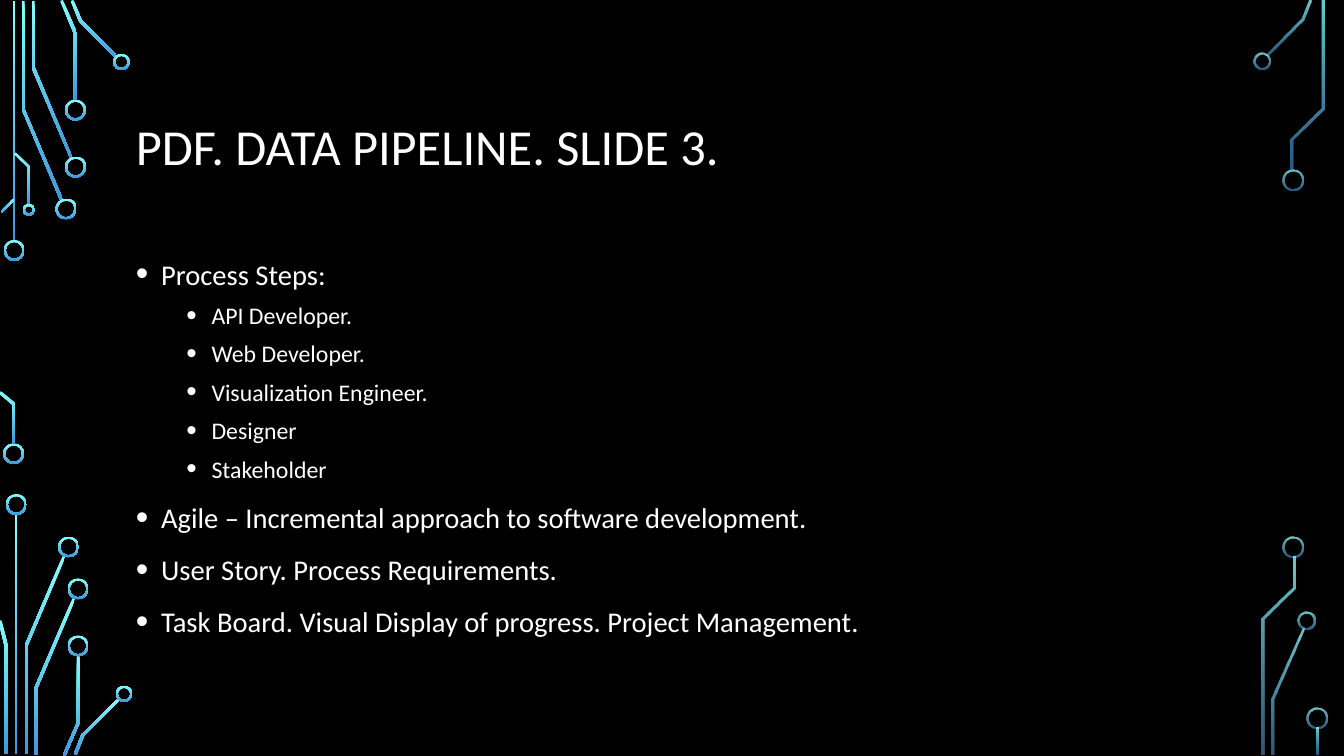
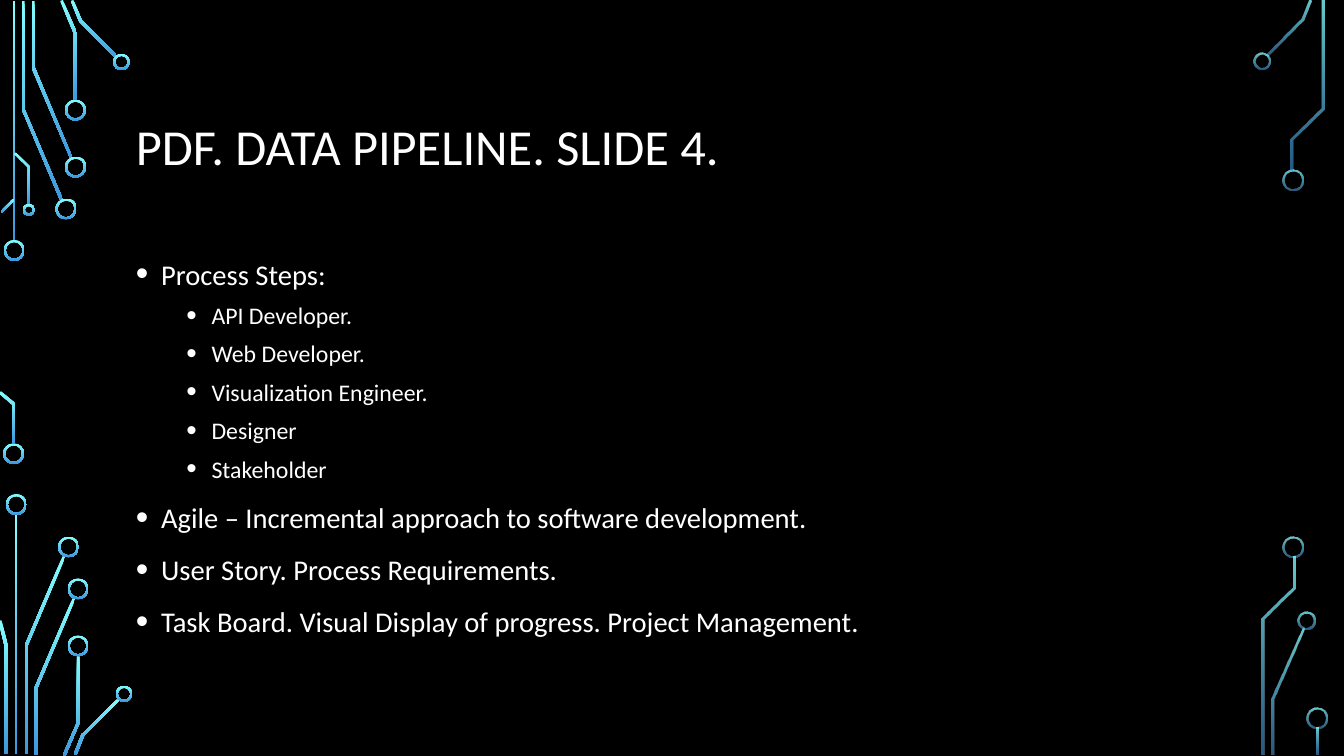
Before and after one commit to mgroysman/Data-622.-Fall-2019., a slide deck: slide 13 of Data 622.pptx (slide 12 before the commit). Drawn at 1344x756 pixels with LibreOffice and Linux fonts; fonts in the diff are those of the drawing; background and template pictures are left out. Boxes give left, top, right and bottom in pixels: in the first picture for what was removed or moved away, otherwise in the second. Text is boxed around its words. In the diff, an @@ line names an element or a change of style, - is before the commit and + after.

```diff
--- a/Data 622.pptx
+++ b/Data 622.pptx
@@ title at <box>136,132,718,166</box>: text changed @@
-PDF. DATA PIPELINE. SLIDE 3.
+PDF. DATA PIPELINE. SLIDE 4.
```
Also in this commit, not shown: 2 other slides changed, 29 slides added, 1 slide removed.
